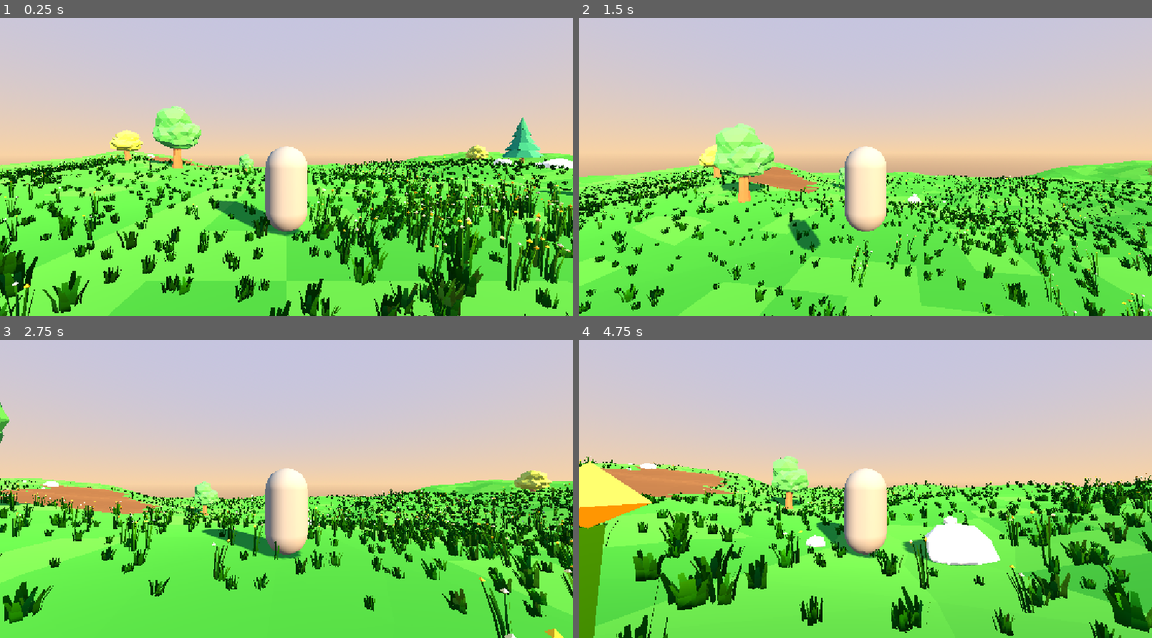
Above: before the commit, frames 1-4 (two rows, left to right).
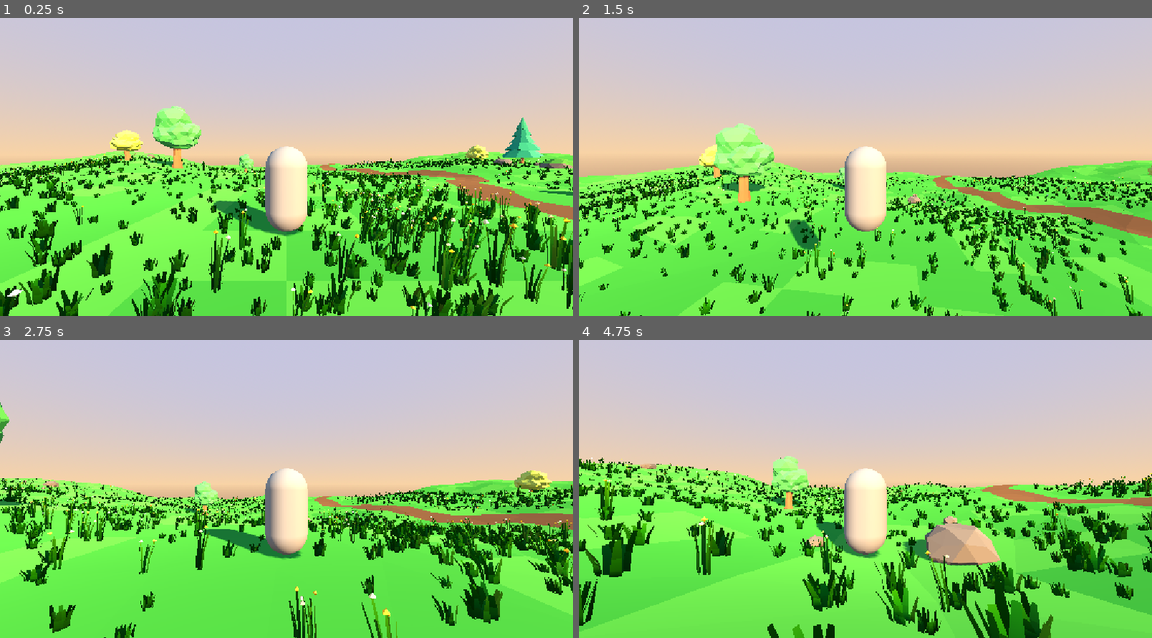
Above: after the commit, the same moments.

Repository: Aftra1/rpg-3d
Game: Godot game, scene res://main.tscn
The game is run twice, just before and just after one commit, with the same random seed, the same clock (stepped at 60 frames per second) and the same inputs.
Inputs (mouse positions are in pixels of both pictures, inside the frame that each line leads up to):
- Up to frame 1 (0.25 s): no input
- Up to frame 2 (1.5 s): tap Enter at 0.5 s; move the mouse to (894, 152) at 0.52 s; hold Z (move_forward) from 0.53 s (still down); tap Space (jump) at 0.77 s; move the mouse to (836, 155) at 1.27 s
- Up to frame 3 (2.75 s): keep holding Z (move_forward); tap Space (jump) at 1.52 s; move the mouse to (297, 471) at 2.02 s
- Up to frame 4 (4.75 s): keep holding Z (move_forward); move the mouse to (859, 483) at 2.77 s; tap Space (jump) at 3.02, 3.77, 4.52 s; move the mouse to (905, 480) at 3.52 s; move the mouse to (819, 474) at 4.27 s

The runs differ from the first frame. In frame 1, 26% of the frame differs, in the area x 0-100%, y 45-100%; in frame 2, 14%; in frame 3, 18%; in frame 4, 25%.

Commit message:
Correction couleurs des rochers et chemins de terre
Co-Authored-By: Claude Sonnet 5.5 <noreply@anthropic.com>

Diff:
--- a/grass.gd
+++ b/grass.gd
@@ -34,6 +34,11 @@
 ## Seuil des clairières (0.3 = nombreuses, 0.6 = rares).
 @export_range(0.0, 1.0) var clearing_threshold: float = 0.42
 @export var variant_noise_frequency: float = 0.06
+@export_group("Bord des chemins")
+## Distance (m) depuis la terre sur laquelle l'herbe se raréfie.
+@export var path_edge_width: float = 2.5
+## Fraction de la densité juste au bord de la terre (0 = aucune herbe).
+@export_range(0.0, 1.0) var path_edge_density: float = 0.12
 @export_group("Touffes")
 @export var min_scale: float = 0.8
 @export var max_scale: float = 1.4
@@ -48,6 +53,9 @@
 var _n_clear := FastNoiseLite.new()
 var _n_variant := FastNoiseLite.new()
 var _n_color := FastNoiseLite.new()
+const DIST_CELL := 0.5
+const DIST_HALF := 208  # nombre de cellules par côté : la grille couvre -52..52 m
+var _dirt_dist := PackedFloat32Array()  # distance (m) à la terre la plus proche
 
 
 func _ready() -> void:
@@ -79,6 +87,7 @@
 		{"density": near_density, "chunk": 12.5, "range": near_view_distance, "mat": near_mat, "name": "Pres"},
 	]
 	var terrain_xform := terrain_mesh.global_transform
+	_build_dirt_distance(terrain_mesh.mesh, terrain_xform)
 	var mesh := terrain_mesh.mesh
 	for layer in layers:
 		var chunks := _scatter(mesh, terrain_xform, rng, layer["density"], layer["chunk"])
@@ -100,12 +109,68 @@
 	return m
 
 
-## Multiplicateur de densité (0..1) en un point : zones denses, clairsemées, clairières.
+## Carte de distance (m) à la terre : on marque les cellules contenant un sommet de
+## triangle « terre », puis on propage (2 passes) pour obtenir une distance approchée.
+func _build_dirt_distance(mesh: Mesh, xform: Transform3D) -> void:
+	var w := DIST_HALF
+	_dirt_dist.resize(w * w)
+	_dirt_dist.fill(99.0)
+	var found := false
+	for s in mesh.get_surface_count():
+		var mat := mesh.surface_get_material(s)
+		if mat == null or mat.resource_name != dirt_material_name:
+			continue
+		var verts: PackedVector3Array = mesh.surface_get_arrays(s)[Mesh.ARRAY_VERTEX]
+		for v in verts:
+			var p := xform * v
+			var cx := int(floor(p.x / DIST_CELL)) + w / 2
+			var cz := int(floor(p.z / DIST_CELL)) + w / 2
+			if cx >= 0 and cx < w and cz >= 0 and cz < w:
+				_dirt_dist[cz * w + cx] = 0.0
+				found = true
+	if not found:
+		return
+	var diag := DIST_CELL * 1.4142
+	for z in w:
+		for x in w:
+			var i := z * w + x
+			var d := _dirt_dist[i]
+			if x > 0: d = minf(d, _dirt_dist[i - 1] + DIST_CELL)
+			if z > 0:
+				d = minf(d, _dirt_dist[i - w] + DIST_CELL)
+				if x > 0: d = minf(d, _dirt_dist[i - w - 1] + diag)
+				if x < w - 1: d = minf(d, _dirt_dist[i - w + 1] + diag)
+			_dirt_dist[i] = d
+	for z in range(w - 1, -1, -1):
+		for x in range(w - 1, -1, -1):
+			var i := z * w + x
+			var d := _dirt_dist[i]
+			if x < w - 1: d = minf(d, _dirt_dist[i + 1] + DIST_CELL)
+			if z < w - 1:
+				d = minf(d, _dirt_dist[i + w] + DIST_CELL)
+				if x < w - 1: d = minf(d, _dirt_dist[i + w + 1] + diag)
+				if x > 0: d = minf(d, _dirt_dist[i + w - 1] + diag)
+			_dirt_dist[i] = d
+
+
+func _dist_to_dirt(x: float, z: float) -> float:
+	var w := DIST_HALF
+	var cx := clampi(int(floor(x / DIST_CELL)) + w / 2, 0, w - 1)
+	var cz := clampi(int(floor(z / DIST_CELL)) + w / 2, 0, w - 1)
+	return _dirt_dist[cz * w + cx]
+
+
+## Multiplicateur de densité (0..1) en un point : zones denses, clairsemées, clairières,
+## et raréfaction progressive au bord des chemins de terre.
 func _density_at(x: float, z: float) -> float:
 	var d := smoothstep(-0.3, 0.4, _n_density.get_noise_2d(x, z))
 	var m := lerpf(sparse_factor, 1.0, d)
 	var c := smoothstep(clearing_threshold - 0.1, clearing_threshold + 0.08, _n_clear.get_noise_2d(x, z))
-	return m * (1.0 - 0.96 * c)
+	var dd := _dist_to_dirt(x, z)
+	if dd <= 0.01:  # tout contre la terre : pas d'herbe (bord net)
+		return 0.0
+	var edge := smoothstep(0.15, path_edge_width, dd)
+	return m * (1.0 - 0.96 * c) * lerpf(path_edge_density, 1.0, edge)
 
 
 func _pick_variant(x: float, z: float, rng: RandomNumberGenerator) -> int:
Binary file changed: assets/models/roche_01.glb
Binary file changed: assets/models/roche_02.glb
Binary file changed: assets/models/roche_03.glb
Binary file changed: assets/models/terrain_01.glb
Not shown, changed: assets/blender/roche_01.blend
Not shown, changed: assets/blender/roche_02.blend
Not shown, changed: assets/blender/roche_03.blend
Not shown, changed: assets/blender/terrain_01.blend
